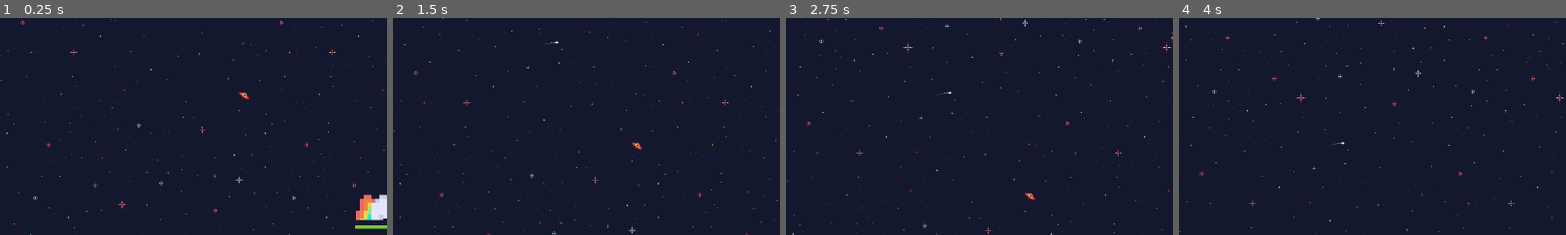
Above: before the commit, frames 1-4 (left to right).
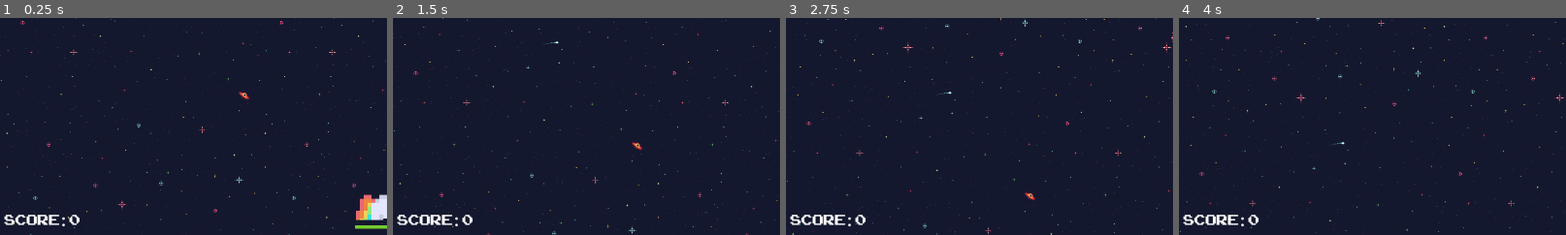
Above: after the commit, the same moments.

Repository: smelaa/food_fight
Game: Godot game, scene res://scenes/main.tscn
The game is run twice, just before and just after one commit, with the same random seed, the same clock (stepped at 60 frames per second) and the same inputs.
Inputs:
- Up to frame 1 (0.25 s): no input
- Up to frame 2 (1.5 s): hold D (player_right) 0.53-1.28 s; hold Space (player_shoot) 0.53-1.28 s; hold A (player_left) from 1.28 s (still down); tap Space (player_shoot) at 1.35 s
- Up to frame 3 (2.75 s): release A (player_left) at 2.03 s; hold D (player_right) from 2.03 s (still down); hold Space (player_shoot) from 2.03 s (still down)
- Up to frame 4 (4 s): release Space (player_shoot) at 2.78 s; tap Space (player_shoot) at 2.85 s; release D (player_right) at 3.53 s; hold A (player_left) from 3.53 s (still down); hold Space (player_shoot) from 3.53 s (still down)
The pictures show only the part of the screen within x 0-50%, y 50-100%; the shares and areas given below are measured in that part.

The runs differ from the first frame. In frame 1, 0.6% of the frame differs, in the area x 1-21%, y 90-96%; in frame 2, 0.6%; in frame 3, 0.6%; in frame 4, 0.6%.

Commit message:
added basic scoring

Diff:
--- a/scenes/main.tscn
+++ b/scenes/main.tscn
@@ -1,9 +1,10 @@
-[gd_scene load_steps=5 format=3 uid="uid://el3be40egc4c"]
+[gd_scene load_steps=6 format=3 uid="uid://el3be40egc4c"]
 
 [ext_resource type="Texture2D" uid="uid://dojcsuioyhvbr" path="res://assets/backgorund.png" id="1_0wfyh"]
 [ext_resource type="PackedScene" uid="uid://i21slysr047c" path="res://scenes/player.tscn" id="1_o5qli"]
 [ext_resource type="Script" uid="uid://d1so580l3a36l" path="res://scripts/texture_rect.gd" id="2_jyhfs"]
 [ext_resource type="Script" uid="uid://b3dxh1w82tnmq" path="res://scripts/game_manager.gd" id="5_tbgi4"]
+[ext_resource type="FontFile" uid="uid://bjpvaytrwmdfx" path="res://assets/ARCADECLASSIC.TTF" id="5_tefeu"]
 
 [node name="main" type="Node"]
 
@@ -39,3 +40,12 @@
 
 [node name="GameManager" type="Node2D" parent="."]
 script = ExtResource("5_tbgi4")
+
+[node name="ScoreLabel" type="Label" parent="GameManager"]
+offset_left = 11.0
+offset_top = 1017.0
+offset_right = 197.0
+offset_bottom = 1070.0
+theme_override_fonts/font = ExtResource("5_tefeu")
+theme_override_font_sizes/font_size = 50
+text = "Score: 0"
--- a/scripts/character.gd
+++ b/scripts/character.gd
@@ -40,7 +40,12 @@
 	update_life_bar()
 	if current_health == 0:
 		emit_signal("defeated")
+		die()
 		queue_free()
+
+
+func die():
+	pass
 
 func update_life_bar():
 	var percent = float(current_health) / max_health
--- a/scripts/game_manager.gd
+++ b/scripts/game_manager.gd
@@ -9,6 +9,8 @@
 ] # Assign your villain scenes in Inspector
 var current_villain: Node = null
 var current_index := 0
+var current_score := 0
+@onready var score_label: Label = $ScoreLabel
 
 func _ready():
 	spawn_next_villain()
@@ -20,11 +22,17 @@
 
 	var villain_scene = villain_types[current_index]
 	current_villain = villain_scene.instantiate()
+	current_villain.game_manager = self
 	add_child(current_villain)
 
 	# Watch for its death
 	current_villain.connect("defeated", _on_villain_defeated)
 
+func increase_score(amount: int):
+	current_score += amount
+	print("Score: ", current_score)
+	score_label.text = "Score: %d" % current_score
+
 func _on_villain_defeated():
 	await get_tree().create_timer(2.0).timeout
 	current_index += 1
--- a/scripts/vilian.gd
+++ b/scripts/vilian.gd
@@ -4,6 +4,7 @@
 
 var timeout = 0
 var spawned = false
+var game_manager: Node = null
 
 func _physics_process(delta: float) -> void:
 
@@ -37,3 +38,7 @@
 	if timeout == bullet_freq:
 		shoot_bullet()
 		timeout=0
+
+func die():
+	if game_manager:
+		game_manager.increase_score(100)
Binary file added: assets/ARCADECLASSIC.TTF
